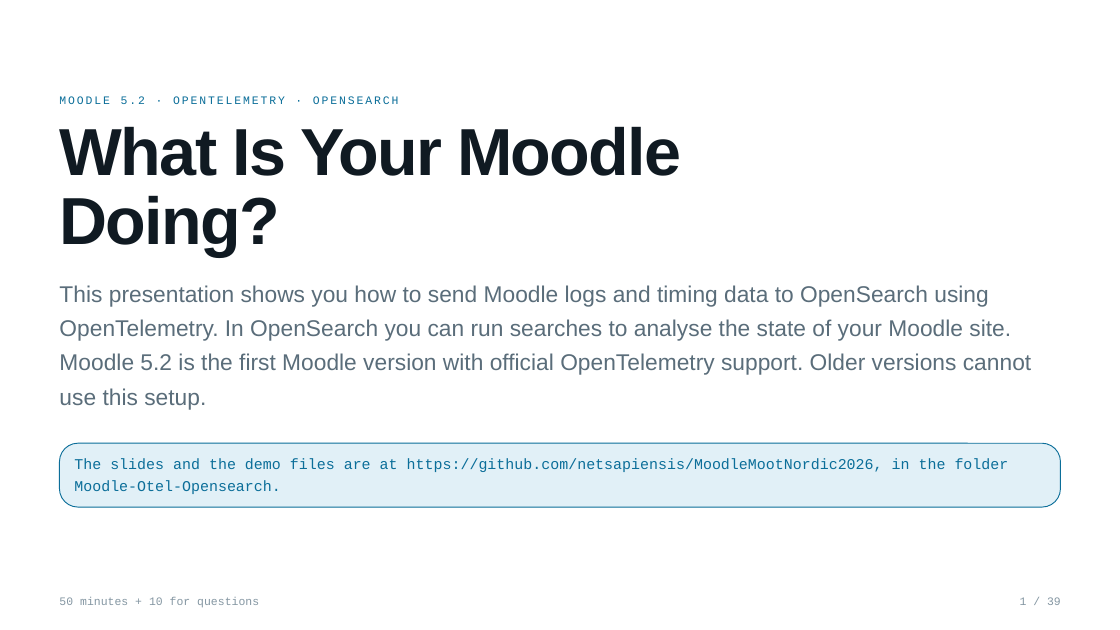
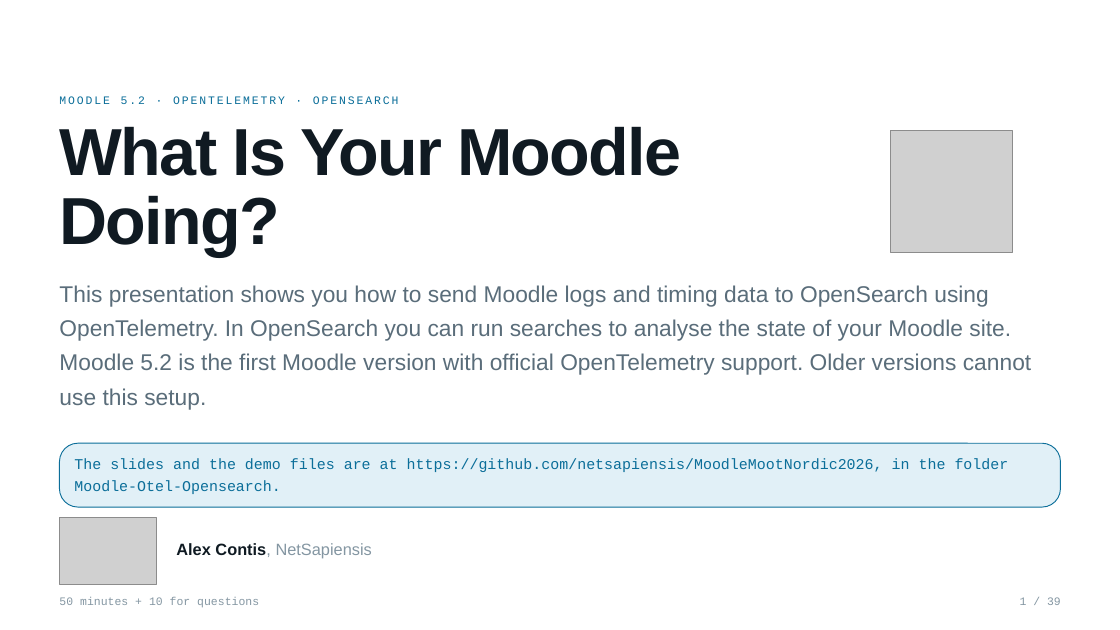
Before and after one commit to netsapiensis/MoodleMootNordic2026, a slide deck: slide 1 of Moodle-Otel-Opensearch/presentation/moodle-otel-deck.pptx. Drawn at 1120x630 pixels with LibreOffice and Linux fonts; fonts in the diff are those of the drawing; grey boxes stand for pictures; background and template pictures are left out. Boxes give left, top, right and bottom in pixels: in the first picture for what was removed or moved away, otherwise in the second. Text is boxed around its words. In the diff, an @@ line names an element or a change of style, - is before the commit and + after.

```diff
--- a/Moodle-Otel-Opensearch/presentation/moodle-otel-deck.pptx
+++ b/Moodle-Otel-Opensearch/presentation/moodle-otel-deck.pptx
@@ picture added at (x1=891, y1=130, x2=1012, y2=252) @@
@@ picture added at (x1=60, y1=518, x2=156, y2=584) @@
@@ text added at (x1=176, y1=543, x2=372, y2=559), 14 pt, text #8496A2 @@
+Alex Contis, NetSapiensis
```
Also in this commit, not shown: 38 other slides changed.
